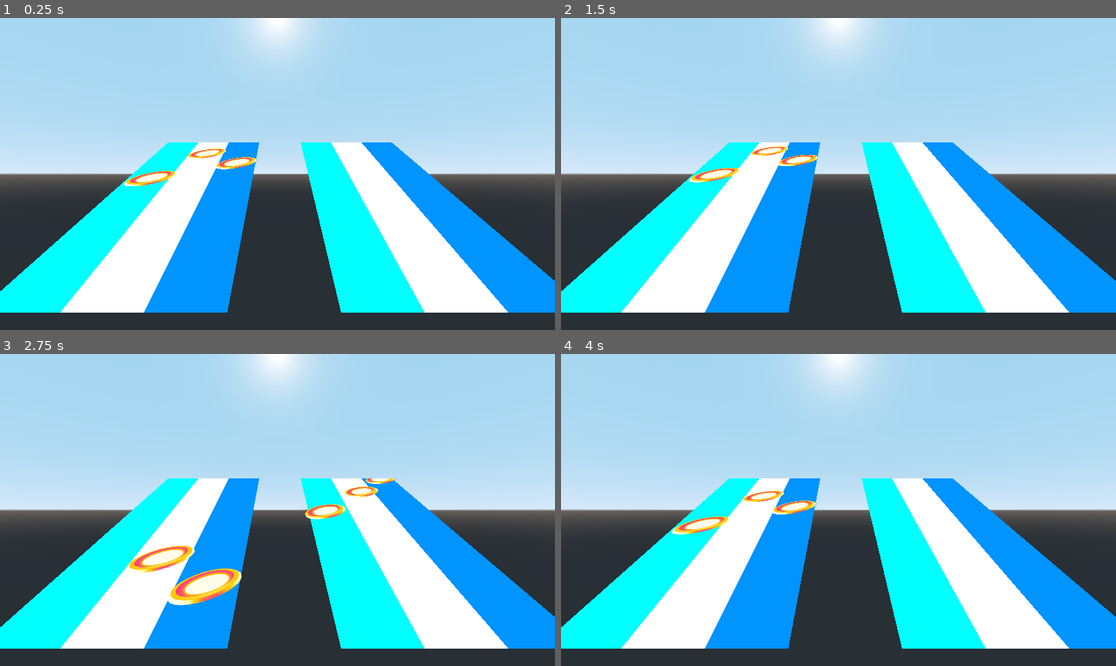
Above: before the commit, frames 1-4 (two rows, left to right).
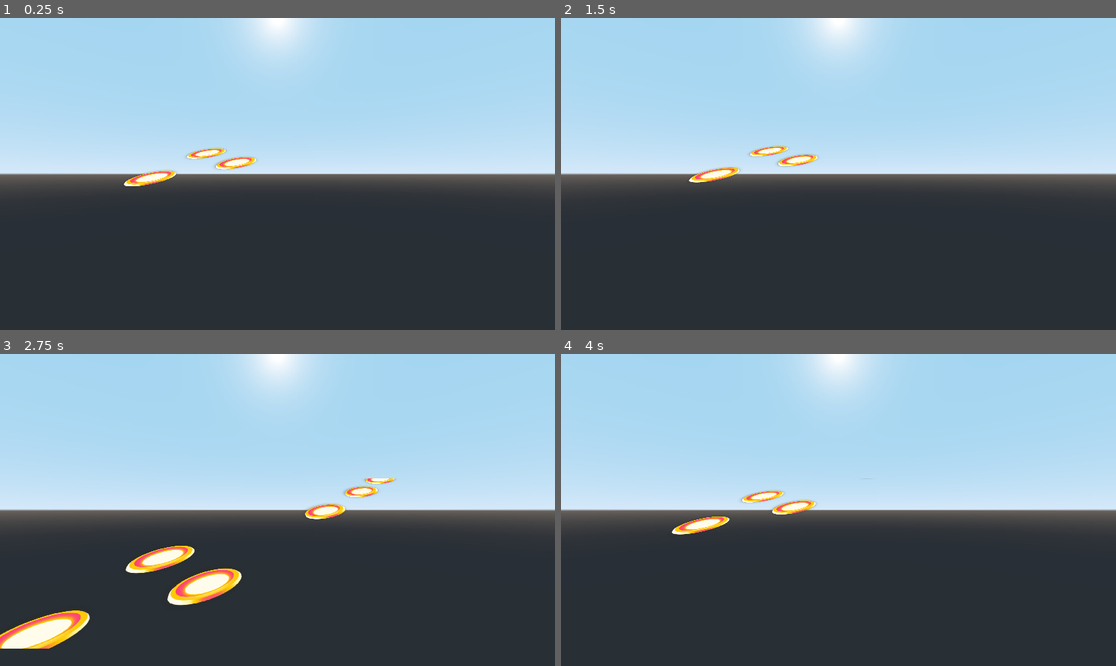
Above: after the commit, the same moments.

Repository: ctathkren/2-week-rhythm
Game: Godot game, scene res://game/scenes/main/gameplay3d.tscn
The game is run twice, just before and just after one commit, with the same random seed, the same clock (stepped at 60 frames per second) and the same inputs. The project has no main scene, so this scene is started directly.
Inputs:
- Up to frame 1 (0.25 s): no input
- Up to frame 2 (1.5 s): hold Down (ui_down) from 1.28 s (still down)
- Up to frame 3 (2.75 s): release Down (ui_down) at 2.03 s
- Up to frame 4 (4 s): hold Down (ui_down) from 3.53 s (still down)

The runs differ from the first frame. In frame 1, 33% of the frame differs, in the area x 0-100%, y 39-95%; in frame 2, 33%; in frame 3, 31%; in frame 4, 32%.

Commit message:
changed highway z-index

Diff:
--- a/HYMN/game/scenes/components/decay_play_area.tscn
+++ b/HYMN/game/scenes/components/decay_play_area.tscn
@@ -8,16 +8,17 @@
 script = ExtResource( 1 )
 
 [node name="DecayPlayAreaSkeleton" type="Sprite" parent="."]
+visible = false
 texture = ExtResource( 3 )
 
 [node name="Button_Decay1" parent="." instance=ExtResource( 2 )]
-position = Vector2( -200, 425 )
+position = Vector2( -200, 810 )
 
 [node name="Button_Decay2" parent="." instance=ExtResource( 2 )]
-position = Vector2( 0, 425 )
+position = Vector2( 0, 800 )
 
 [node name="Button_Decay3" parent="." instance=ExtResource( 2 )]
-position = Vector2( 200, 425 )
+position = Vector2( 200, 800 )
 
 [connection signal="hit_good" from="Button_Decay1" to="." method="_on_Button_Decay1_hit_good"]
 [connection signal="hit_miss" from="Button_Decay1" to="." method="_on_Button_Decay1_hit_miss"]
--- a/HYMN/game/scenes/components/growth_play_area.tscn
+++ b/HYMN/game/scenes/components/growth_play_area.tscn
@@ -5,19 +5,22 @@
 [ext_resource path="res://game/scenes/components/button.tscn" type="PackedScene" id=3]
 
 [node name="GrowthPlayArea" type="Node2D"]
+z_index = -5
 script = ExtResource( 1 )
 
 [node name="GrowthPlayAreaSkeleton" type="Sprite" parent="."]
+visible = false
+z_index = -4
 texture = ExtResource( 2 )
 
 [node name="Button_Growth1" parent="." instance=ExtResource( 3 )]
-position = Vector2( -200, 425 )
+position = Vector2( -200, 800 )
 
 [node name="Button_Growth2" parent="." instance=ExtResource( 3 )]
-position = Vector2( 0, 425 )
+position = Vector2( 0, 800 )
 
 [node name="Button_Growth3" parent="." instance=ExtResource( 3 )]
-position = Vector2( 200, 425 )
+position = Vector2( 200, 800 )
 
 [connection signal="hit_good" from="Button_Growth1" to="." method="_on_Button_Growth1_hit_good"]
 [connection signal="hit_miss" from="Button_Growth1" to="." method="_on_Button_Growth1_hit_miss"]
